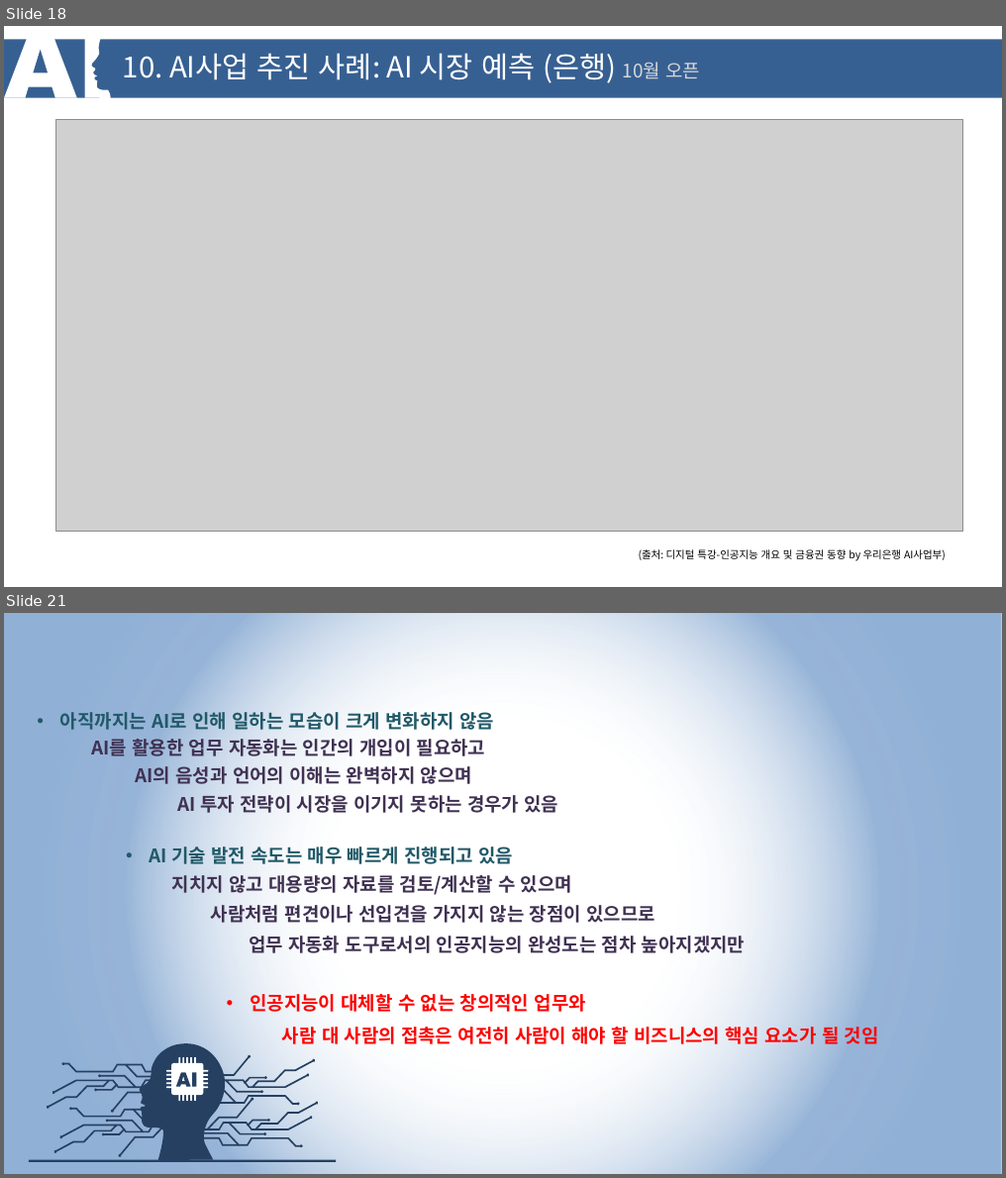
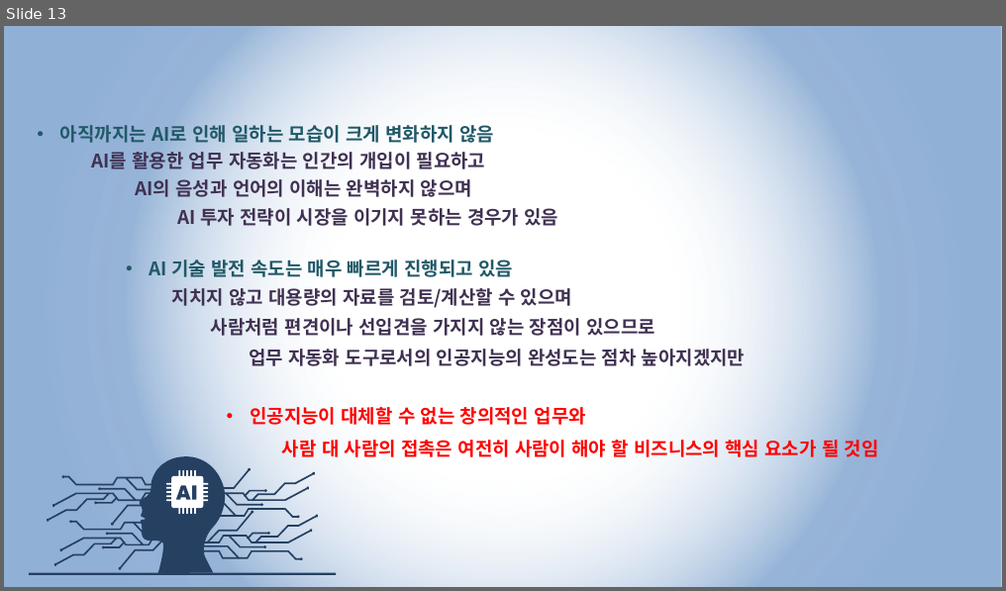
Before and after one commit to SungHoAhn2/SungHoAhn2.github.io, a slide deck: training/ai_training.pptx. Shown one above the other, each under a label of ours: slides 18 and 21 before the commit, slide 13 after it; the slides between them are not shown. The pictures are 1006x1178 and 1006x591 pixels, drawn with LibreOffice and Linux fonts; fonts in the diff are those of the drawing; grey boxes stand for pictures; background and template pictures are left out. Boxes give left, top, right and bottom in pixels: in the first picture for what was removed or moved away, otherwise in the second. Text is boxed around its words. In the diff, an @@ line names an element or a change of style, - is before the commit and + after.

```diff
--- a/training/ai_training.pptx
+++ b/training/ai_training.pptx
@@ slide 18 removed at [4, 26, 1002, 587], background #FFFFFF @@
@@ rectangle removed at [4, 40, 1002, 98] @@
@@ freeform shape removed at [4, 32, 113, 98] @@
@@ text removed at [123, 53, 700, 83] @@
-10. AI사업 추진 사례: AI 시장 예측 (은행) 10월 오픈
@@ picture removed at [56, 120, 963, 532] @@
@@ text removed at [639, 550, 945, 562] @@
-(출처: 디지털 특강-인공지능 개요 및 금융권 동향 by 우리은행 AI사업부)
@@ what was slide 21 is now slide 13 @@
```
Also in this commit, not shown: 2 slides changed, 7 other slides removed, 1 other file.
